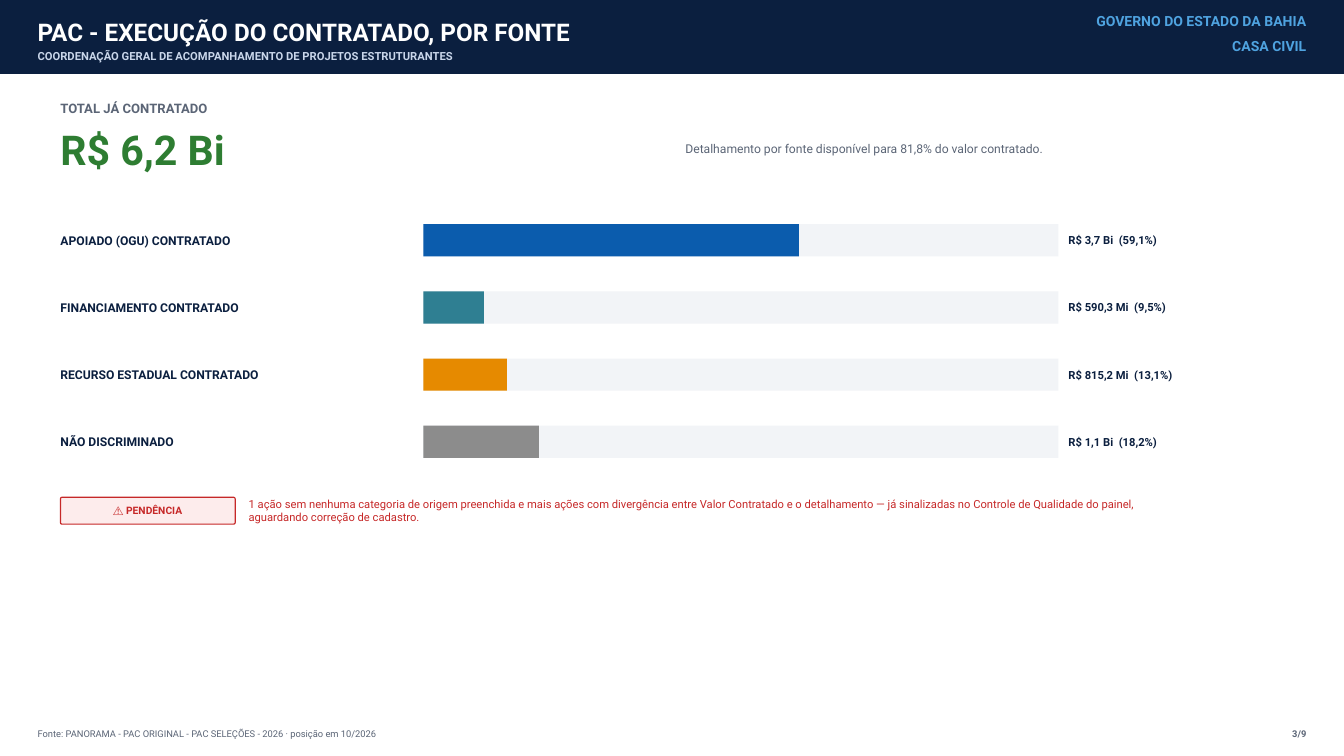
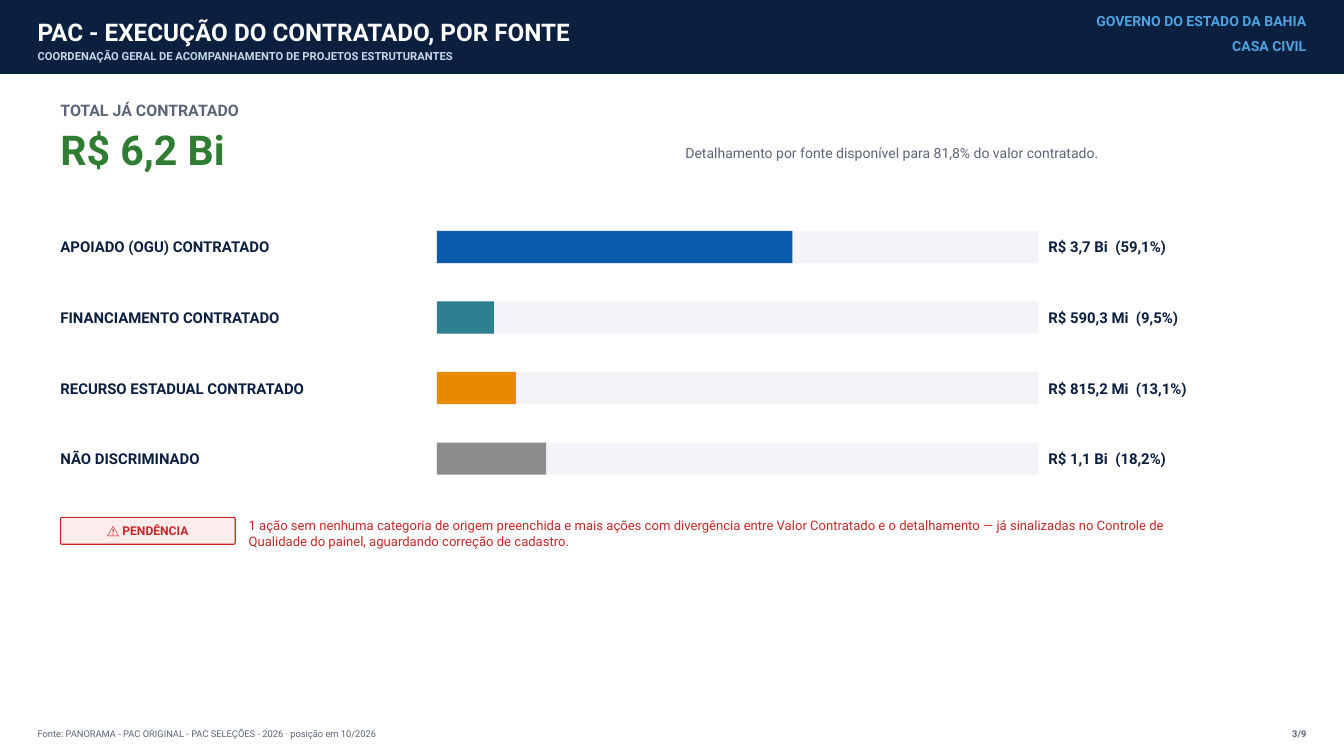
Before and after one commit to drochafig-sketch/cgape-balanco-pac, a slide deck: slide 3 of ANALISE_FINANCEIRA_PAC.pptx. Drawn at 1344x756 pixels with LibreOffice and Linux fonts; fonts in the diff are those of the drawing. Boxes give left, top, right and bottom in pixels: in the first picture for what was removed or moved away, otherwise in the second. Text is boxed around its words. In the diff, an @@ line names an element or a change of style, - is before the commit and + after.

```diff
--- a/ANALISE_FINANCEIRA_PAC.pptx
+++ b/ANALISE_FINANCEIRA_PAC.pptx
@@ text "TOTAL JÁ CONTRATADO" at <box>60,102,239,116</box>: size 14 to 17 pt @@
@@ text "Detalhamento por fonte disponível para ..." at <box>685,147,1098,161</box>: size 13 to 15 pt @@
@@ rectangle: place and size @@
-rectangle at <box>423,224,799,256</box>
+rectangle at <box>437,230,792,263</box>
@@ rectangle: place and size @@
-rectangle at <box>423,224,1058,256</box>
+rectangle at <box>437,230,1038,263</box>
@@ text "R$ 3,7 Bi (59,1%)": place and size @@
-text "R$ 3,7 Bi (59,1%)" at <box>1068,235,1157,247</box>
+text "R$ 3,7 Bi (59,1%)" at <box>1048,239,1166,255</box>
@@ text "FINANCIAMENTO CONTRATADO": place and size @@
-text "FINANCIAMENTO CONTRATADO" at <box>60,303,239,312</box>
+text "FINANCIAMENTO CONTRATADO" at <box>60,312,279,323</box>
@@ text "R$ 590,3 Mi (9,5%)": place and size @@
-text "R$ 590,3 Mi (9,5%)" at <box>1068,302,1166,314</box>
+text "R$ 590,3 Mi (9,5%)" at <box>1048,310,1178,326</box>
@@ rectangle: place and size @@
-rectangle at <box>423,291,1058,323</box>
+rectangle at <box>437,301,1038,333</box>
@@ rectangle: place and size @@
-rectangle at <box>423,291,484,323</box>
+rectangle at <box>437,301,494,333</box>
@@ text "RECURSO ESTADUAL CONTRATADO": place and size @@
-text "RECURSO ESTADUAL CONTRATADO" at <box>60,370,259,379</box>
+text "RECURSO ESTADUAL CONTRATADO" at <box>60,383,304,394</box>
@@ rectangle: place and size @@
-rectangle at <box>423,358,1058,390</box>
+rectangle at <box>437,372,1038,404</box>
@@ rectangle: place and size @@
-rectangle at <box>423,358,507,390</box>
+rectangle at <box>437,372,516,404</box>
@@ text "R$ 815,2 Mi (13,1%)": place and size @@
-text "R$ 815,2 Mi (13,1%)" at <box>1068,370,1172,382</box>
+text "R$ 815,2 Mi (13,1%)" at <box>1048,381,1187,397</box>
@@ size 13 to 16 pt in 4 elements at <box>60,240,269,255</box>, <box>60,312,279,323</box>, <box>60,383,304,394</box>, <box>60,451,200,464</box> @@
@@ text "NÃO DISCRIMINADO": place and size @@
-text "NÃO DISCRIMINADO" at <box>60,435,173,446</box>
+text "NÃO DISCRIMINADO" at <box>60,451,200,464</box>
@@ rectangle: place and size @@
-rectangle at <box>423,425,1058,458</box>
+rectangle at <box>437,442,1038,474</box>
@@ rectangle: place and size @@
-rectangle at <box>423,425,539,458</box>
+rectangle at <box>437,442,546,474</box>
@@ size 12 to 16 pt in 4 elements at <box>1048,239,1166,255</box>, <box>1048,310,1178,326</box>, <box>1048,381,1187,397</box>, <box>1048,451,1166,467</box> @@
@@ text "R$ 1,1 Bi (18,2%)": place and size @@
-text "R$ 1,1 Bi (18,2%)" at <box>1068,437,1157,449</box>
+text "R$ 1,1 Bi (18,2%)" at <box>1048,451,1166,467</box>
@@ text "⚠ PENDÊNCIA": place and size @@
-text "⚠ PENDÊNCIA" at <box>126,505,182,514</box>
+text "⚠ PENDÊNCIA" at <box>122,524,188,535</box>
@@ rounded rectangle: place and size @@
-rounded rectangle at <box>60,497,235,524</box>
+rounded rectangle at <box>60,517,235,544</box>
@@ text "⚠ PENDÊNCIA" at <box>122,524,188,535</box>: size 11 to 13 pt @@
@@ text "1 ação sem nenhuma categoria ...": place and size @@
-text "1 ação sem nenhuma categoria ..." at <box>249,499,1134,524</box>
+text "1 ação sem nenhuma categoria ..." at <box>249,520,1163,549</box>
@@ text "1 ação sem nenhuma categoria ..." at <box>249,520,1163,549</box>: size 12 to 14 pt @@
```
Also in this commit, not shown: 8 other slides changed, 4 other files.
